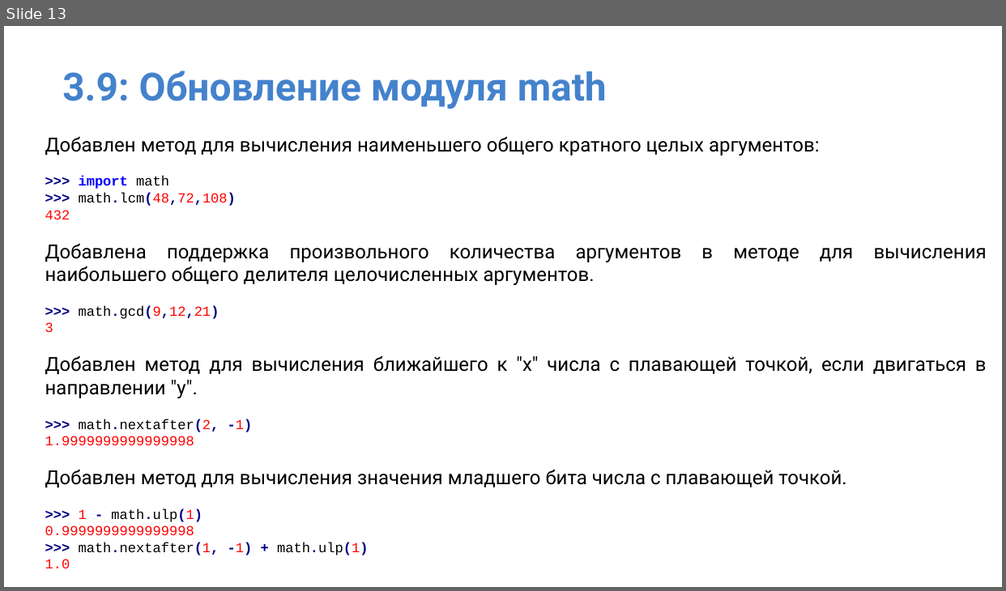
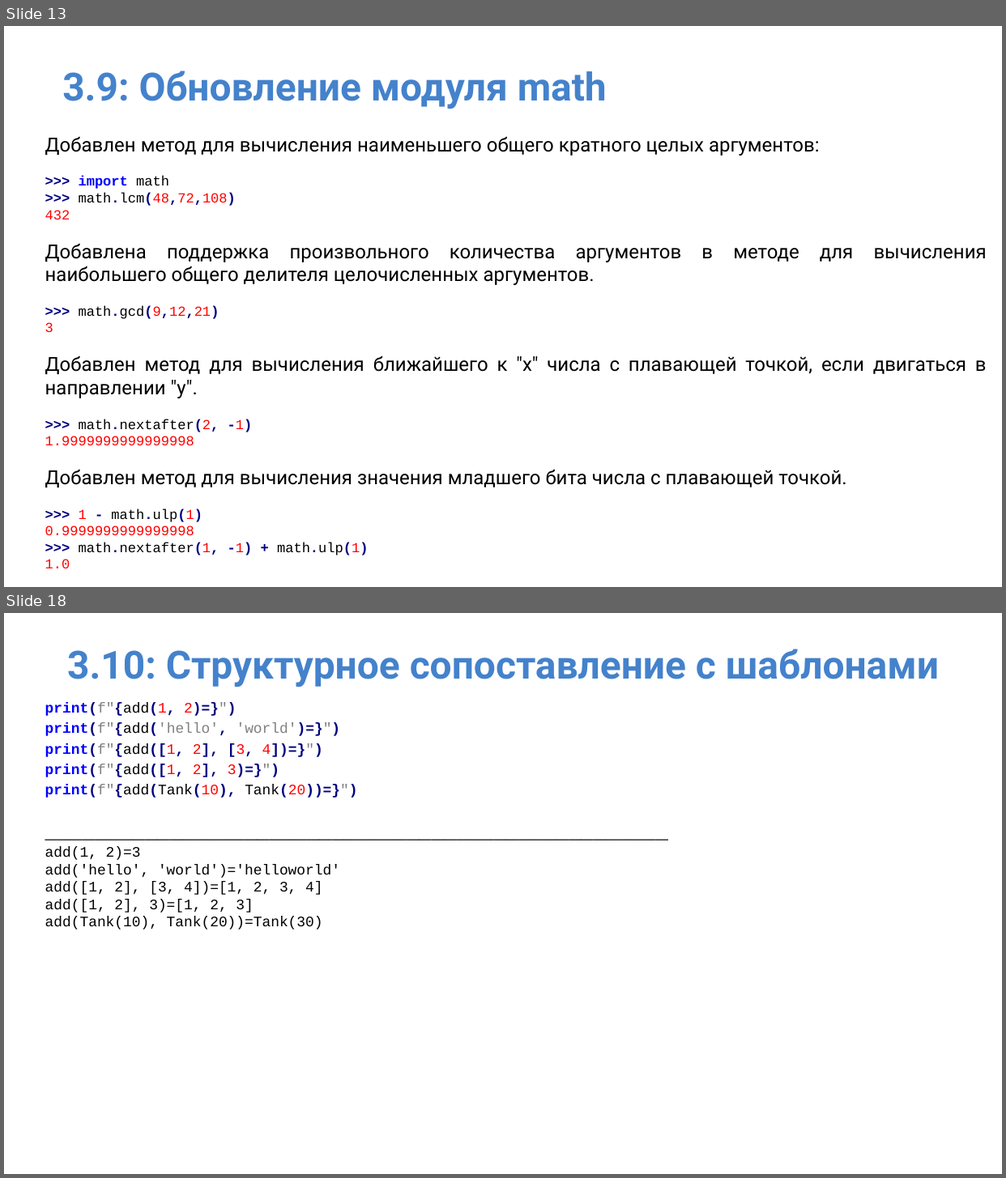
Before and after one commit to IlyaOrlov/PythonCourseKupno, a slide deck: Lectures/py_lec_8.pptx. Shown one above the other, each under a label of ours: slide 13 before the commit, slides 13 and 18 after it; the slides between them are not shown. The pictures are 1006x591 and 1006x1178 pixels, drawn with LibreOffice and Linux fonts; fonts in the diff are those of the drawing. Boxes give left, top, right and bottom in pixels: in the first picture for what was removed or moved away, otherwise in the second. Text is boxed around its words. In the diff, an @@ line names an element or a change of style, - is before the commit and + after.

```diff
--- a/Lectures/py_lec_8.pptx
+++ b/Lectures/py_lec_8.pptx
@@ slide 18 added at [4,613,1002,1174], background #FFFFFF @@
@@ title added at [67,649,939,688], 28 pt, text #4482CC, bold @@
+3.10: Структурное сопоставление с шаблонами
@@ text added at [45,703,357,930], 10.5 pt, text #000000 @@
+print(f"{add(1, 2)=}")
+print(f"{add('hello', 'world')=}")
+print(f"{add([1, 2], [3, 4])=}")
+print(f"{add([1, 2], 3)=}")
+print(f"{add(Tank(10), Tank(20))=}")
+__________________________________________________
+add(1, 2)=3
+add('hello', 'world')='helloworld'
+add([1, 2], [3, 4])=[1, 2, 3, 4]
+add([1, 2], 3)=[1, 2, 3]
+add(Tank(10), Tank(20))=Tank(30)
```
Also in this commit, not shown: 2 slides changed, 9 other slides added, 2 other files.
